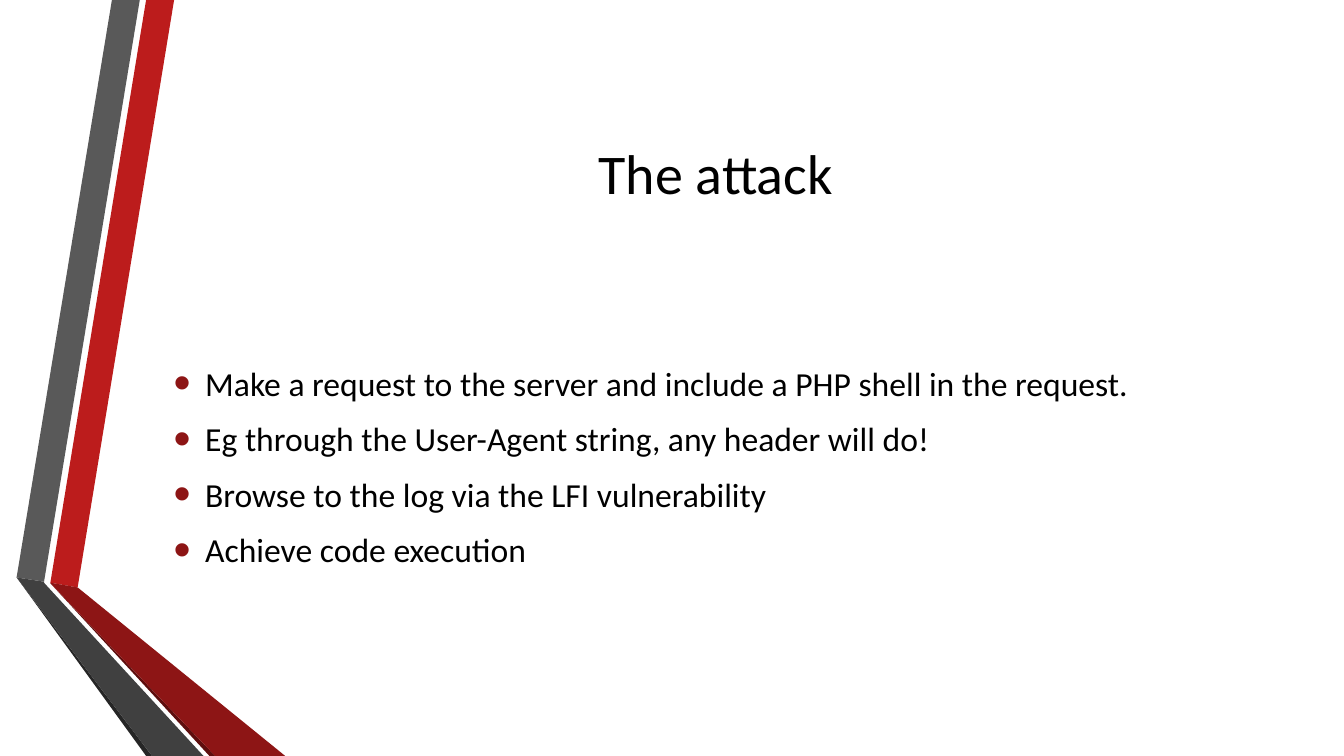
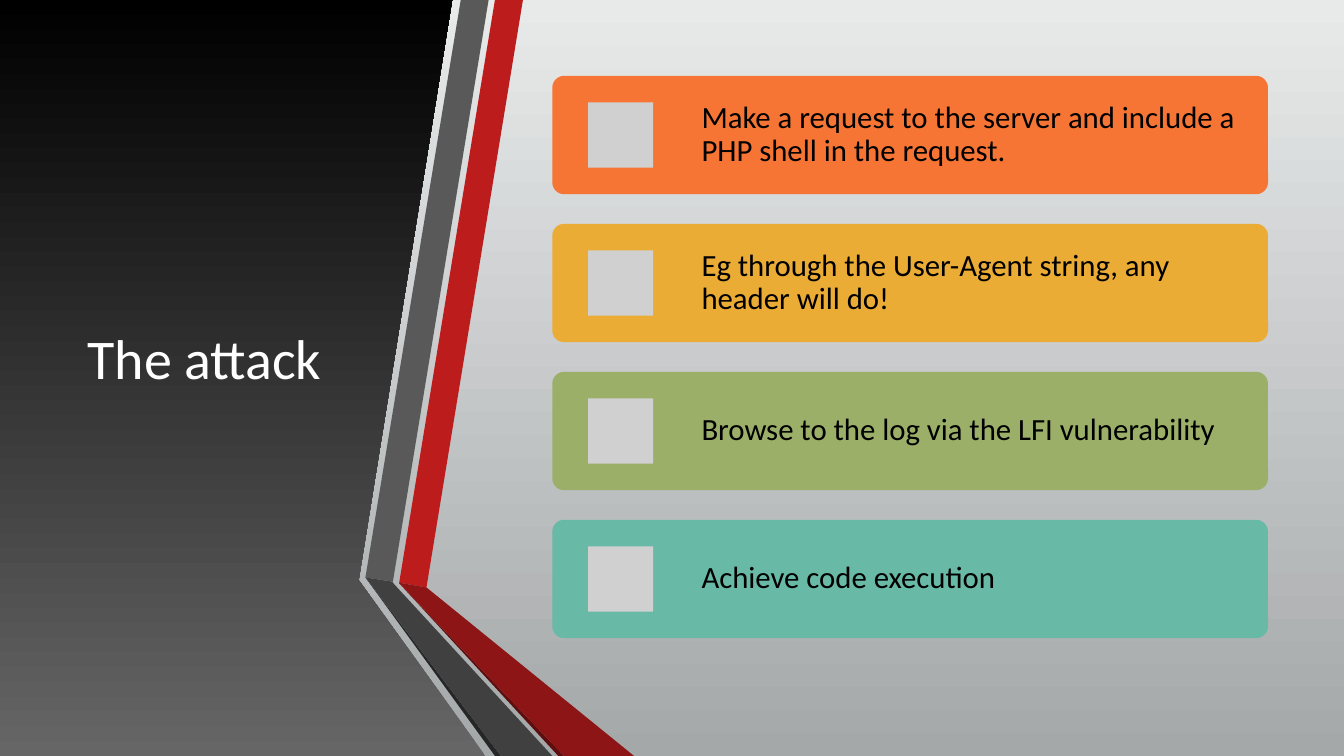
Before and after one commit to umisc/workshops, a slide deck: slide 18 of Workshop_2/workshop-2-slides.pptx (slide 17 before the commit). Drawn at 1344x756 pixels with LibreOffice and Linux fonts; fonts in the diff are those of the drawing; grey boxes stand for pictures; background and template pictures are left out. Boxes give left, top, right and bottom in pixels: in the first picture for what was removed or moved away, otherwise in the second. Text is boxed around its words. In the diff, an @@ line names an element or a change of style, - is before the commit and + after.

```diff
--- a/Workshop_2/workshop-2-slides.pptx
+++ b/Workshop_2/workshop-2-slides.pptx
@@ background picture (left out) to gradient #E9EAEB to #A5A8A9 @@
@@ rectangle added at [0,0,1344,756], fill gradient #E9EAEB to #A5A8A9 @@
@@ freeform shape added at [0,0,486,756], fill gradient #676767 to #000000 @@
@@ title "The attack": place and size @@
-title "The attack" at [599,155,833,195]
+title "The attack" at [87,340,321,380]
@@ title "The attack" at [87,340,321,380]: text colour #000000 to #FFFFFF @@
@@ text removed at [205,372,1127,563] @@
-• Make a request to the server and include a PHP shell in the request.
-• Eg through the User-Agent string, any header will do!
-• Browse to the log via the LFI vulnerability
-• Achieve code execution
@@ group added at [553,76,1268,638]: 4 rounded rectangles, 4 pictures, 4 texts @@
+Make a request to the server and include a PHP shell in the request.
+Eg through the User-Agent string, any header will do!
+Browse to the log via the LFI vulnerability
+Achieve code execution
@@ group added at [366,0,634,756]: 6 freeform shapes @@
```
Also in this commit, not shown: 12 other slides changed, 2 slides added, 1 slide removed.
